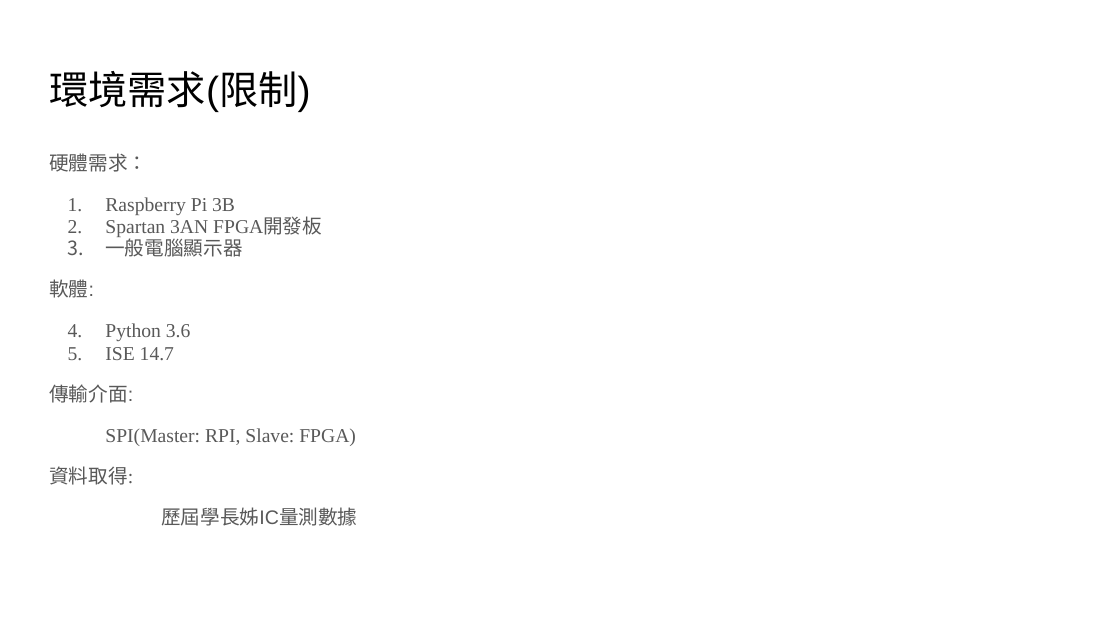
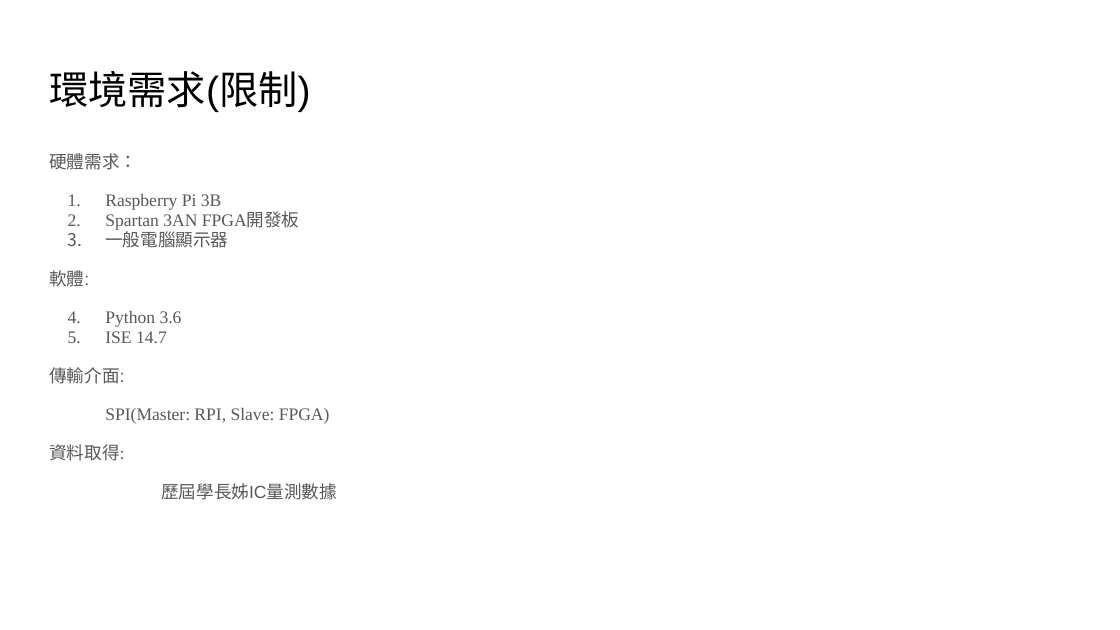
Before and after one commit to jack850208/Image-Process, a slide deck: slide 7 of IC量測誤差檢測系統.pptx (slide 8 before the commit). Drawn at 1120x630 pixels with LibreOffice and Linux fonts; fonts in the diff are those of the drawing. Boxes give left, top, right and bottom in pixels: in the first picture for what was removed or moved away, otherwise in the second. Text is boxed around its words. In the diff, an @@ line names an element or a change of style, - is before the commit and + after.

```diff
--- a/IC量測誤差檢測系統.pptx
+++ b/IC量測誤差檢測系統.pptx
@@ text "硬體需求：" at (49,153,337,500): size 12.6 to 11.2 pt @@
```
Also in this commit, not shown: 1 other slide changed, 4 slides added, 2 slides removed.
